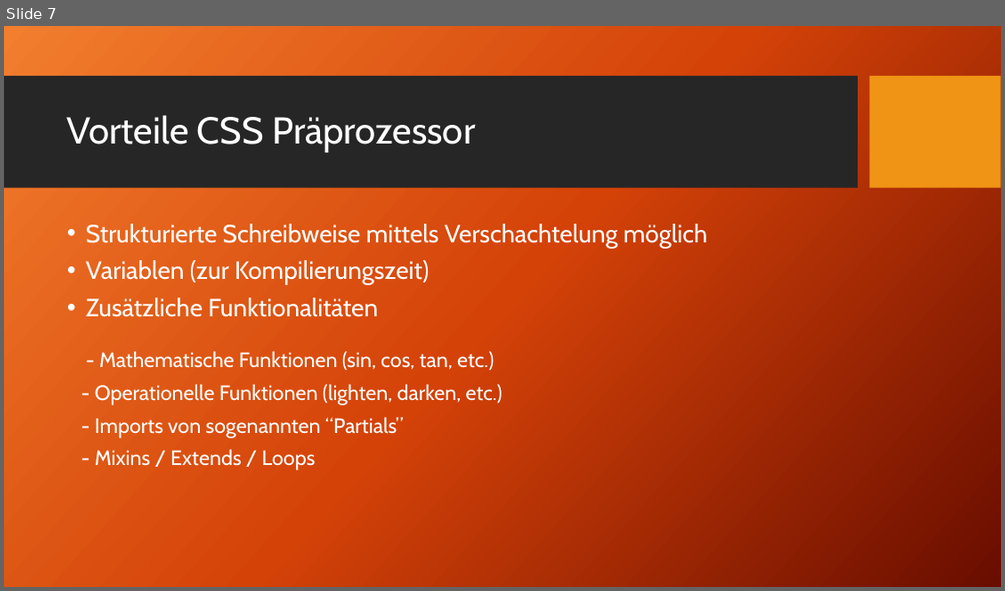
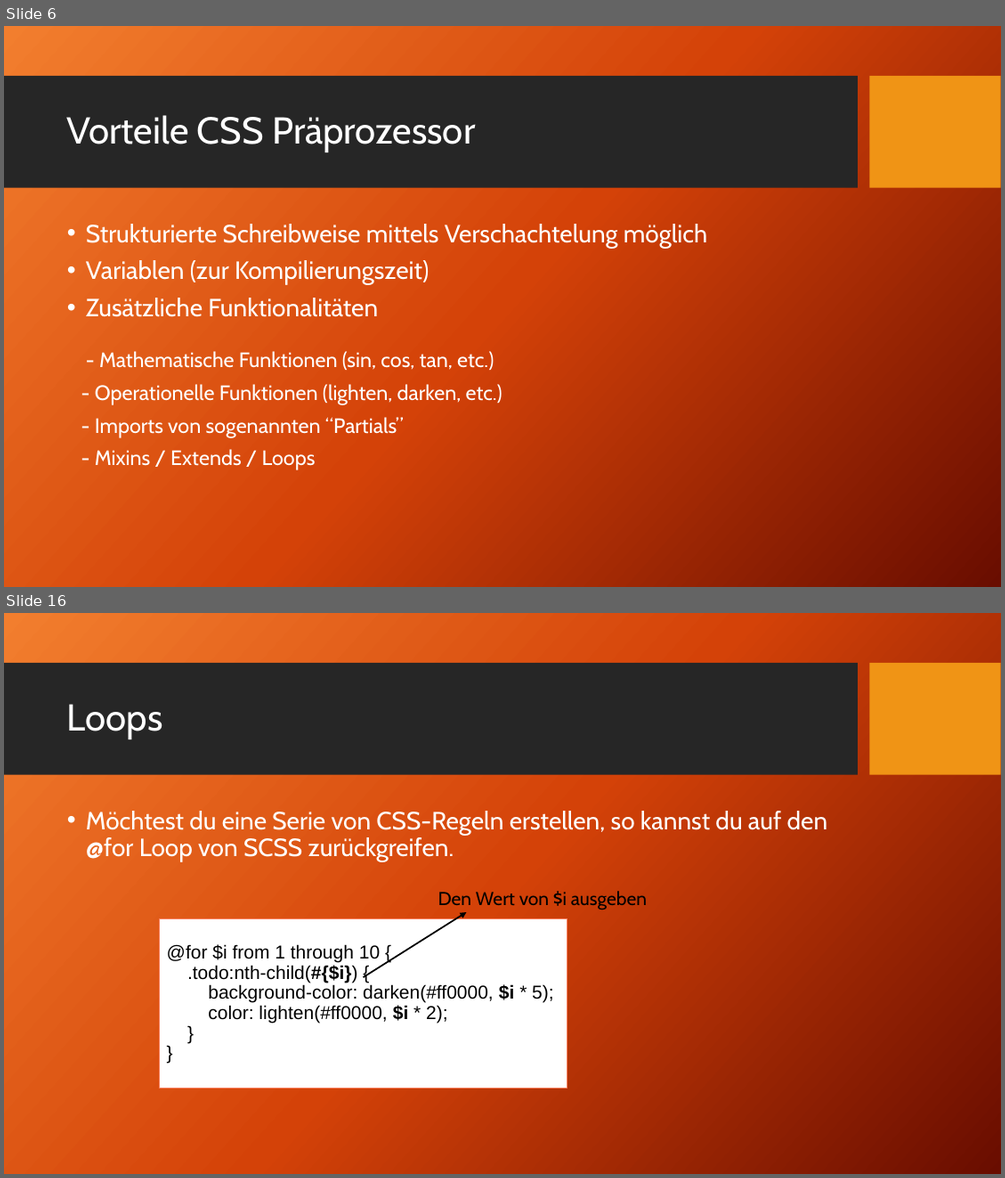
Before and after one commit to TomFrey/htmlCssBasicUebungen, a slide deck: sass Schulung.pptx. Shown one above the other, each under a label of ours: slide 7 before the commit, slides 6 and 16 after it; the slides between them are not shown. The pictures are 1005x591 and 1005x1178 pixels, drawn with LibreOffice and Linux fonts; fonts in the diff are those of the drawing; background and template pictures are left out. Boxes give left, top, right and bottom in pixels: in the first picture for what was removed or moved away, otherwise in the second. Text is boxed around its words. In the diff, an @@ line names an element or a change of style, - is before the commit and + after.

```diff
--- a/sass Schulung.pptx
+++ b/sass Schulung.pptx
@@ slide 16 added at box(4, 613, 1001, 1174), background picture (left out); not listed: 2 template elements that a slide beside it also shows @@
@@ title added at box(67, 704, 163, 739), 36 pt, text #FFFFFF @@
+Loops
@@ text added at box(86, 811, 828, 861), 24 pt, text #FFFFFF @@
+• Möchtest du eine Serie von CSS-Regeln erstellen, so kannst du auf den @for Loop von SCSS zurückgreifen.
@@ text added at box(438, 891, 647, 909), 18 pt, text #000000 @@
+Den Wert von $i ausgeben
@@ rectangle added at box(160, 919, 568, 1088), fill #FFFFFF, outline #FA7E5C 1 pt, 18 pt, text #000000 @@
+@for $i from 1 through 10 {
+.todo:nth-child(#{$i}) {
+background-color: darken(#ff0000, $i * 5);
+color: lighten(#ff0000, $i * 2);
+}
+}
@@ arrow added from (363, 977) to (466, 912), #000000 1.5 pt @@
@@ what was slide 7 is now slide 6 @@
```
Also in this commit, not shown: 3 slides changed, 22 other slides added, 4 slides removed, 1 other file.
